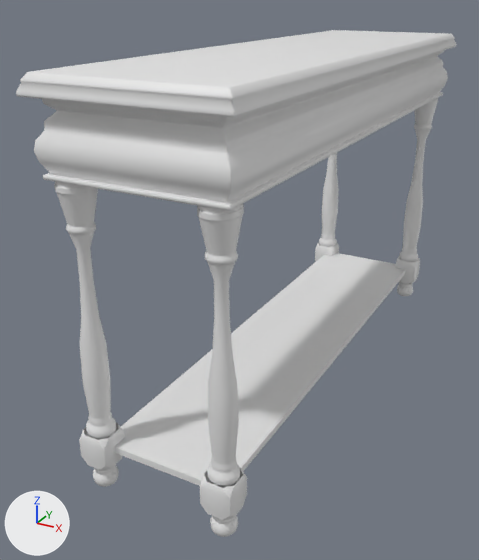
Renders of the FBX model Assets/Models/Batch1_Fbx/SM_TVSet.fbx from each side of a commit.
One viewpoint serves both versions: a 50 mm lens placed at (0.502, -1.251, 0.816), pointed at (-0.128, -0.104, 0.243). Every picture has the same lights, and +X, +Y and +Z are marked at lower left. Materials are left out; every surface is plain grey. Vertices at the same position are counted once.

In view in the first picture: 'SM_TVSet'.
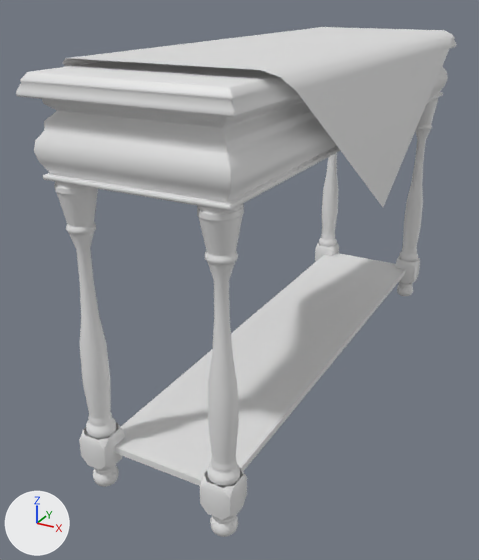
Changed parts and their boxes (x1, y1, x2, y2) in the pictures (479 x 560 px):
'SM_TVSet', reshaped: before (16, 30, 456, 537); after (16, 27, 456, 537)
part 1 of me_cube_073, added: after (62, 27, 452, 207)

Diff of the bpy script that builds the scene:
```diff
--- a/Assets/Models/Batch1_Fbx/SM_TVSet.fbx.py
+++ b/Assets/Models/Batch1_Fbx/SM_TVSet.fbx.py
@@ me_cube_073 @@
 # used by ob_sm_tvset; location = (0.0, 0.0, 0.0)
-me_cube_073.from_pydata(...)  # 3646 vertices, 3511 faces; spans x -0.218..0.125, y -0.577..0.577, z 0.0..0.713
+me_cube_073.from_pydata(...)  # 3660 vertices, 3518 faces; spans x -0.233..0.141, y -0.577..0.577, z 0.0..0.724
+# me_cube_073 part 1: a new loose piece of 14 vertices spanning x -0.233..0.141, y -0.487..0.487, z 0.416..0.724
```
